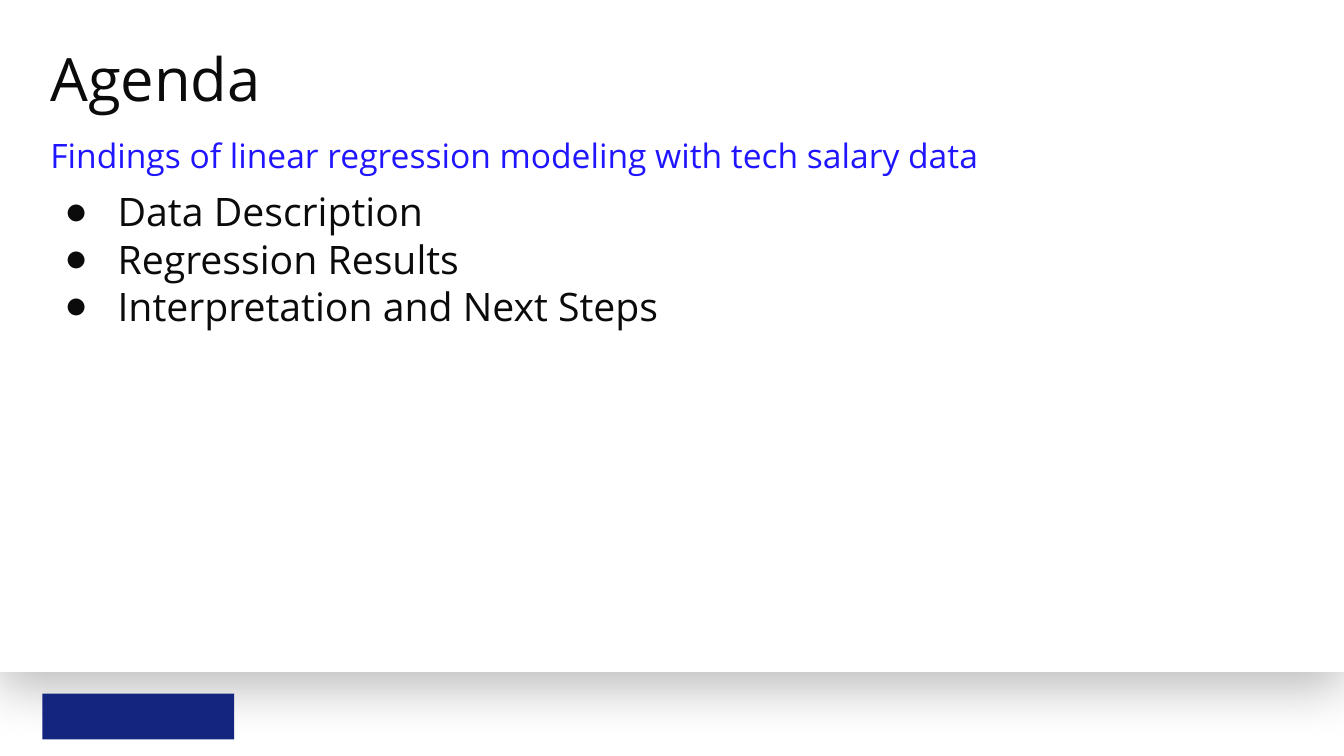
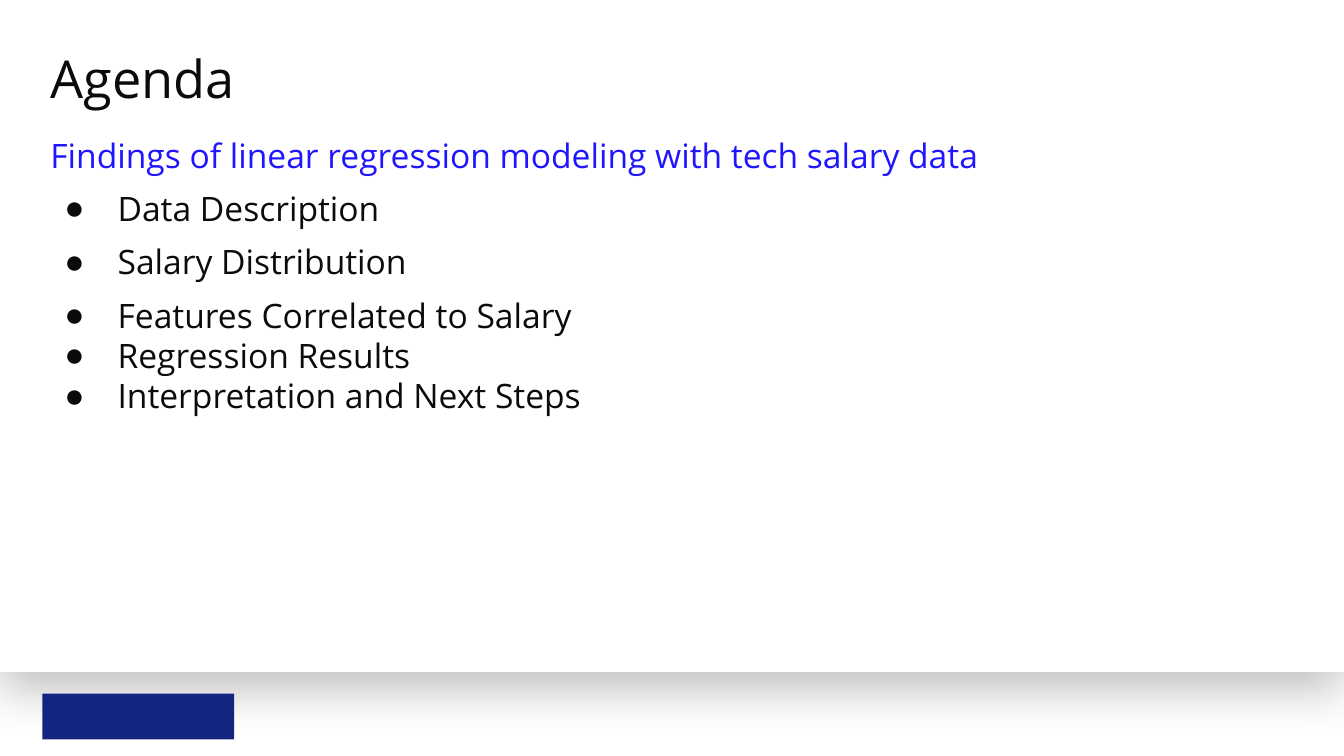
Before and after one commit to EduardoNicacio/Udacity_Statistics-Data-Analysis_P4_Model_Salary_Data_Linear_Regression, a slide deck: slide 2 of model-salary-data-with-linear-regression.pptx (slide 3 before the commit). Drawn at 1344x756 pixels with LibreOffice and Linux fonts; fonts in the diff are those of the drawing; background and template pictures are left out. Boxes give left, top, right and bottom in pixels: in the first picture for what was removed or moved away, otherwise in the second. Text is boxed around its words. In the diff, an @@ line names an element or a change of style, - is before the commit and + after.

```diff
--- a/model-salary-data-with-linear-regression.pptx
+++ b/model-salary-data-with-linear-regression.pptx
@@ title "Agenda" at (x1=50, y1=58, x2=234, y2=111): size 64 to 56 pt @@
@@ text at (x1=118, y1=196, x2=581, y2=416): size 42 to 36 pt in "Data Description", "Regression Results", "Interpretation and Next Steps" @@
@@ text at (x1=118, y1=248, x2=572, y2=336): paragraphs added @@
+● Salary Distribution
+● Features Correlated to Salary
```
Also in this commit, not shown: 4 other slides changed, 4 slides added, 1 slide removed, 8 other files.
